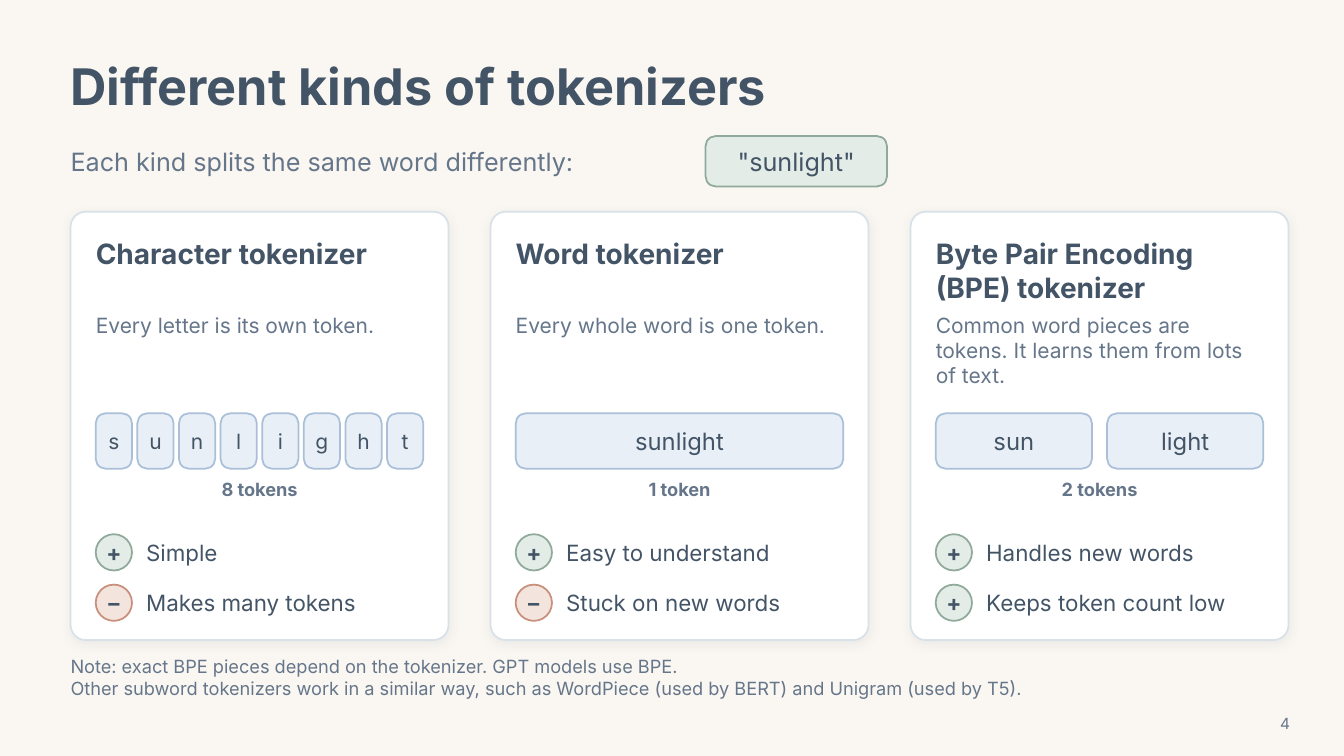
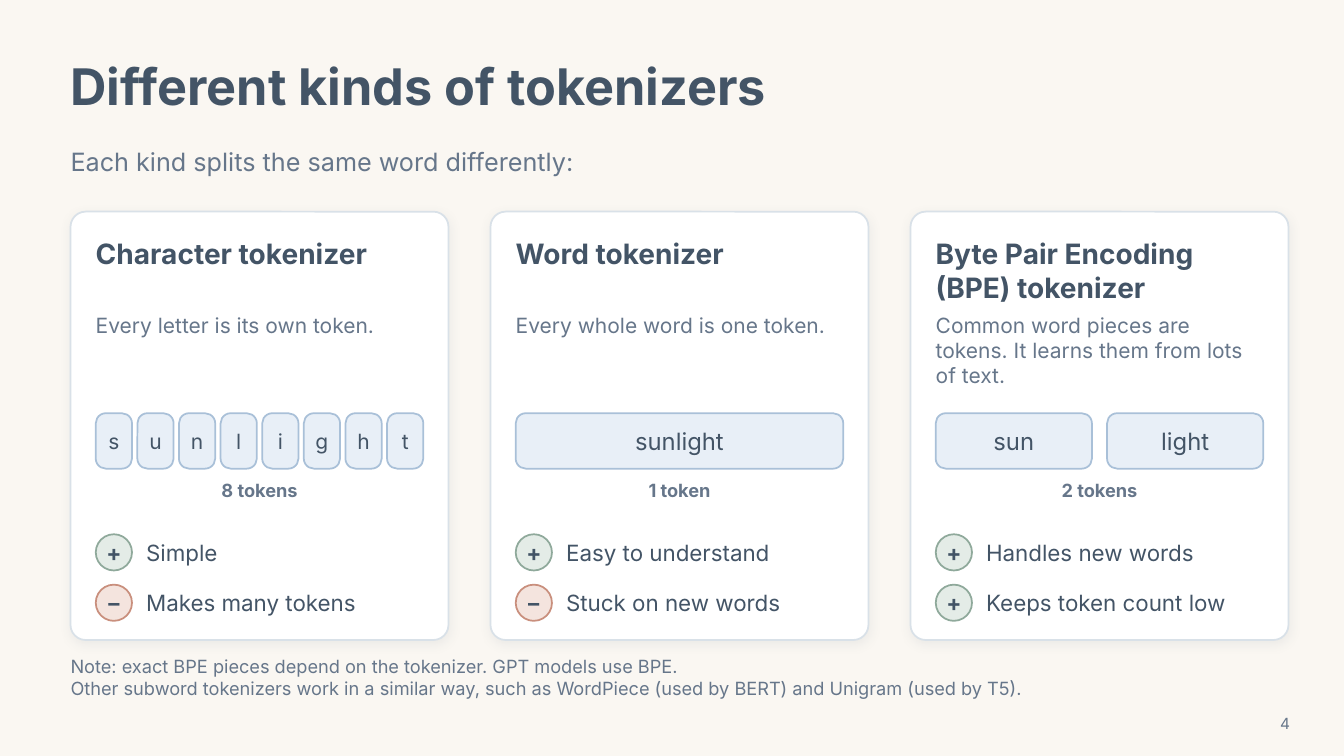
Before and after one commit to khendricks/llm-practice, a slide deck: slide 4 of docs/Tokenizers_How_Language_Becomes_Numbers.pptx. Drawn at 1344x756 pixels with LibreOffice and Linux fonts; fonts in the diff are those of the drawing. Boxes give left, top, right and bottom in pixels: in the first picture for what was removed or moved away, otherwise in the second. Text is boxed around its words. In the diff, an @@ line names an element or a change of style, - is before the commit and + after.

```diff
--- a/docs/Tokenizers_How_Language_Becomes_Numbers.pptx
+++ b/docs/Tokenizers_How_Language_Becomes_Numbers.pptx
@@ rounded rectangle removed at <box>706,136,887,187</box> @@
-"sunlight"
```
Also in this commit, not shown: 1 other file.
